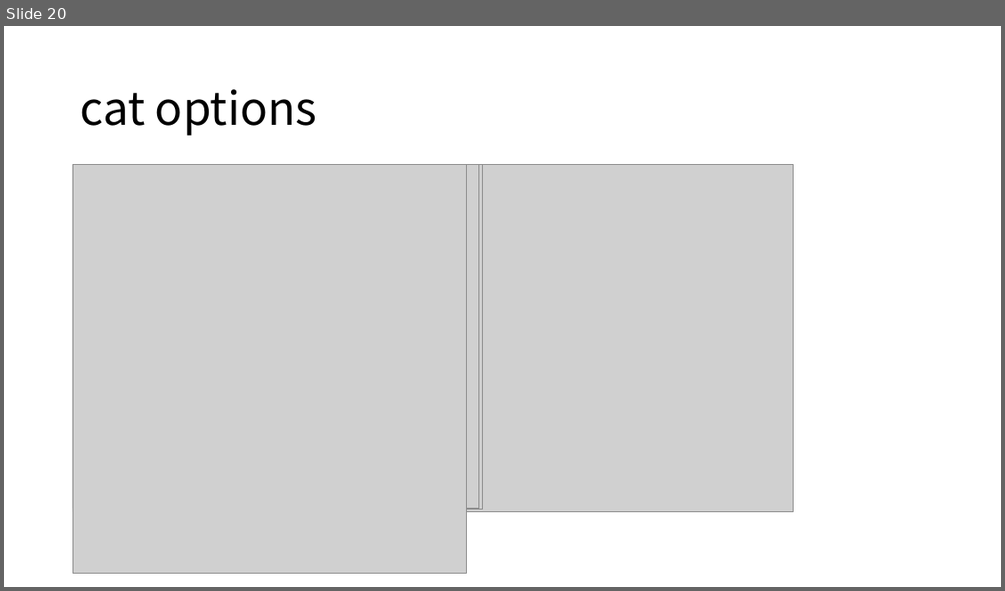
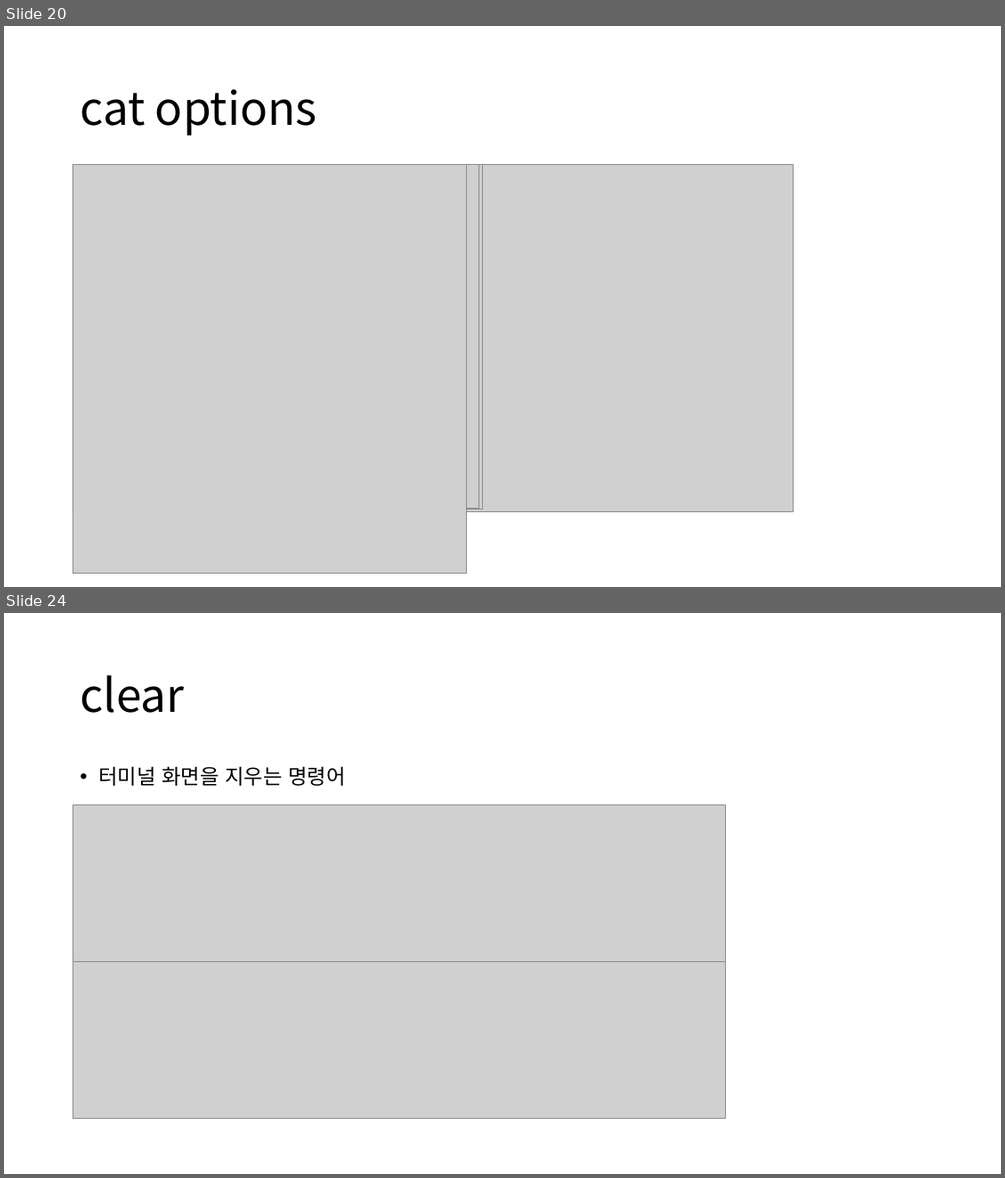
Before and after one commit to alscjf1329/SysP_3-1, a slide deck: Sys_final/SysP 기말.pptx. Shown one above the other, each under a label of ours: slide 20 before the commit, slides 20 and 24 after it; the slides between them are not shown. The pictures are 1005x591 and 1005x1178 pixels, drawn with LibreOffice and Linux fonts; fonts in the diff are those of the drawing; grey boxes stand for pictures. Boxes give left, top, right and bottom in pixels: in the first picture for what was removed or moved away, otherwise in the second. Text is boxed around its words. In the diff, an @@ line names an element or a change of style, - is before the commit and + after.

```diff
--- a/Sys_final/SysP 기말.pptx
+++ b/Sys_final/SysP 기말.pptx
@@ slide 24 added at (4, 613, 1001, 1174), background #FFFFFF @@
@@ title added at (80, 675, 184, 713), 44 pt, text #000000 @@
+clear
@@ text added at (98, 766, 345, 786), 20 pt, text #000000 @@
+• 터미널 화면을 지우는 명령어
@@ picture added at (73, 805, 726, 962) @@
@@ picture added at (73, 962, 726, 1118) @@
```
Also in this commit, not shown: 3 slides changed, 20 other slides added, 6 other files.
